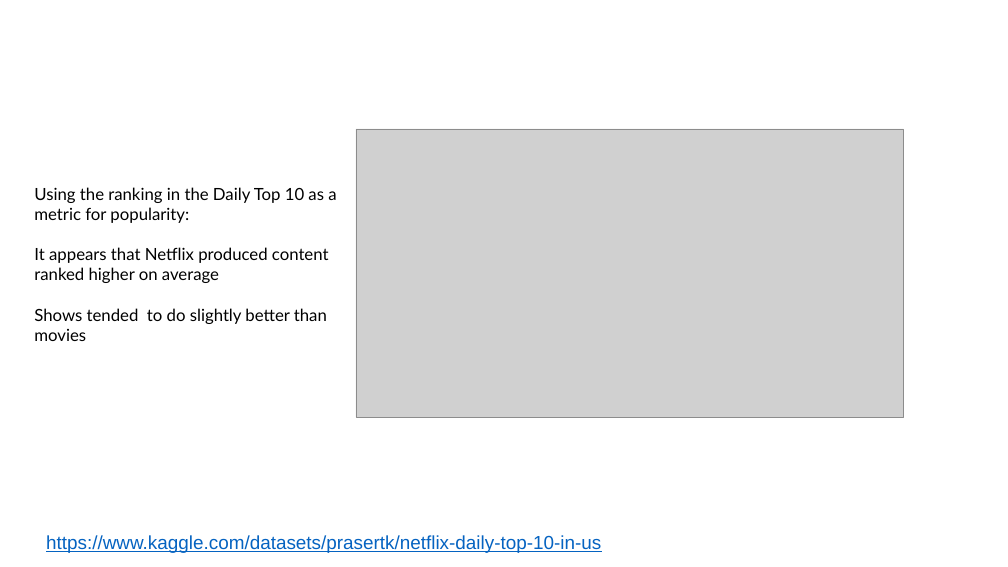
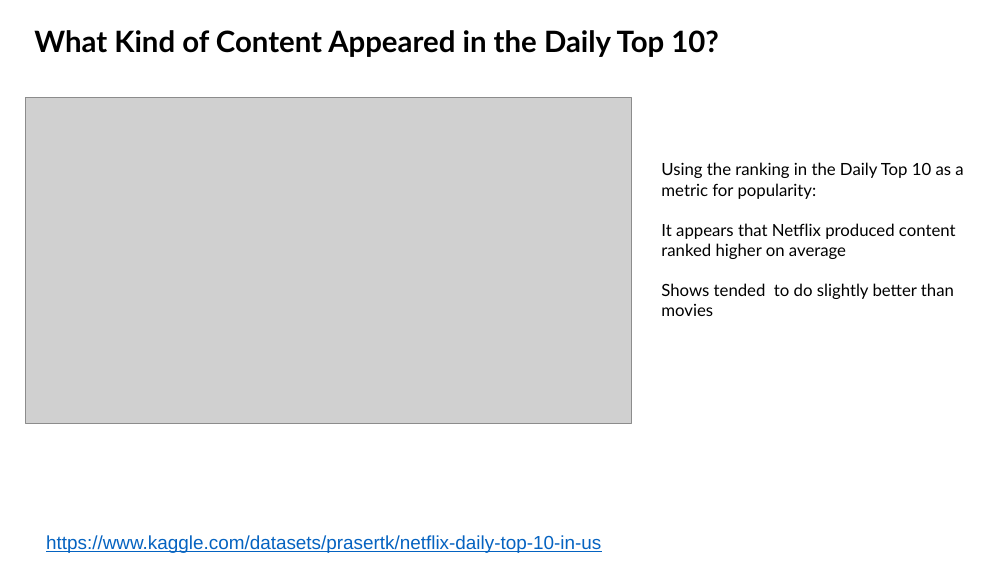
Before and after one commit to Costilrt/The-First-Project, a slide deck: slide 13 of TeamProjectPPT.pptx. Drawn at 1008x567 pixels with LibreOffice and Linux fonts; fonts in the diff are those of the drawing; grey boxes stand for pictures; background and template pictures are left out. Boxes give left, top, right and bottom in pixels: in the first picture for what was removed or moved away, otherwise in the second. Text is boxed around its words. In the diff, an @@ line names an element or a change of style, - is before the commit and + after.

```diff
--- a/TeamProjectPPT.pptx
+++ b/TeamProjectPPT.pptx
@@ text added at (34, 30, 719, 57), 28 pt, text #000000, bold @@
+What Kind of Content Appeared in the Daily Top 10?
@@ picture added at (25, 98, 631, 423) @@
@@ picture removed at (356, 129, 904, 417) @@
@@ text "Using the ranking in the ...": place and size @@
-text "Using the ranking in the ..." at (34, 187, 336, 341)
+text "Using the ranking in the ..." at (661, 162, 963, 316)
```
Also in this commit, not shown: 3 other slides changed, 1 slide added, 3 other files.
